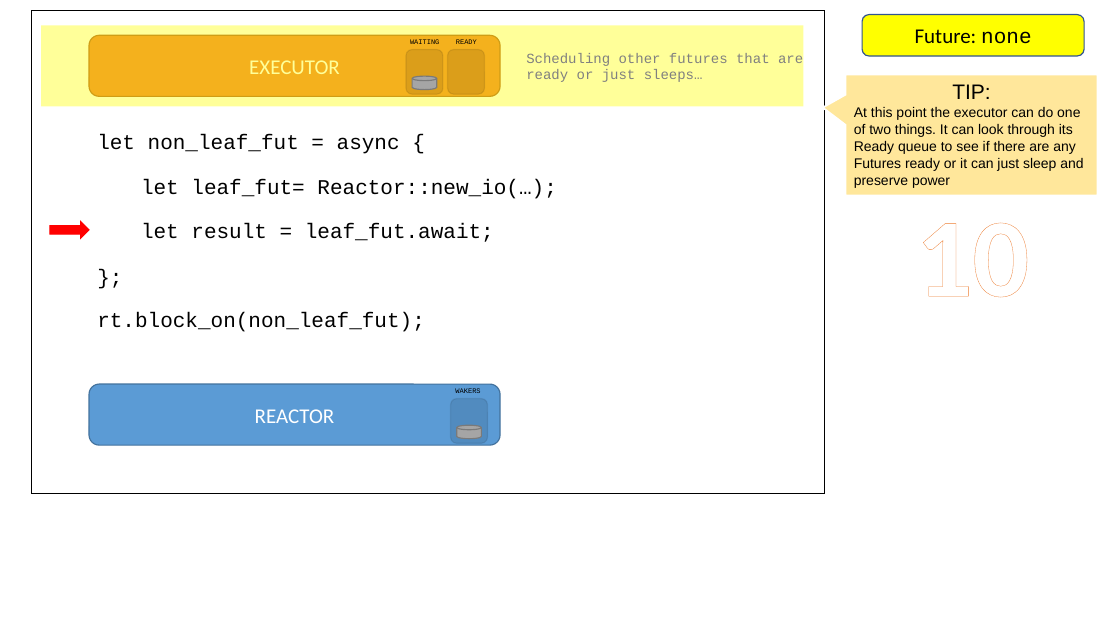
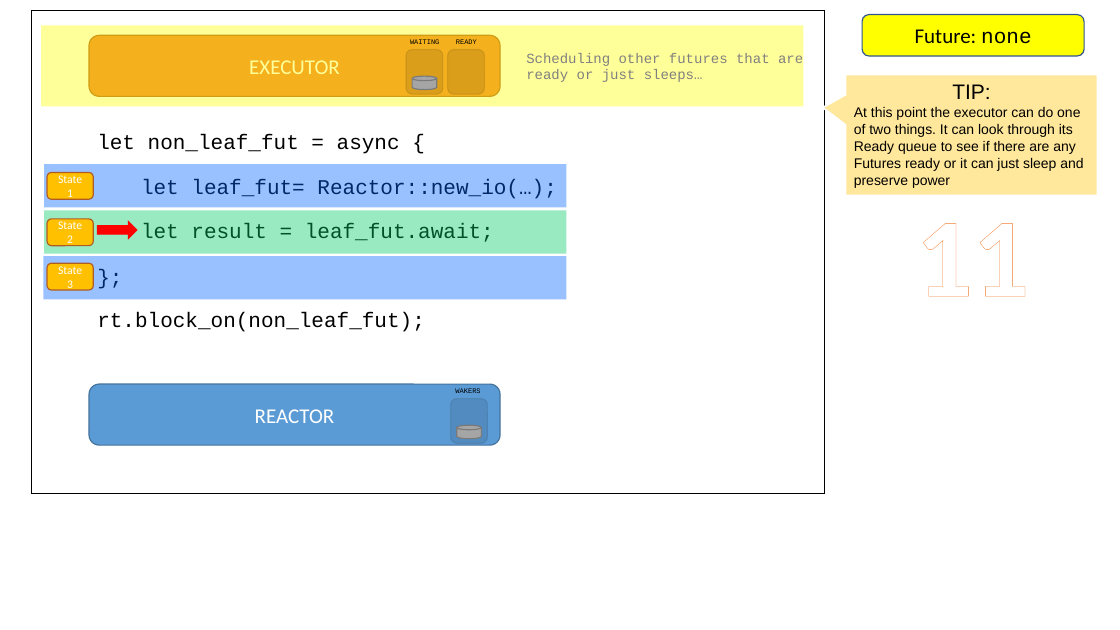
Before and after one commit to pedromfedricci/books-futures-explained, a slide deck: slide 12 of resources/futures_animation.pptx (slide 11 before the commit). Drawn at 1120x630 pixels with LibreOffice and Linux fonts; fonts in the diff are those of the drawing. Boxes give left, top, right and bottom in pixels: in the first picture for what was removed or moved away, otherwise in the second. Text is boxed around its words. In the diff, an @@ line names an element or a change of style, - is before the commit and + after.

```diff
--- a/resources/futures_animation.pptx
+++ b/resources/futures_animation.pptx
@@ rectangle added at [45,164,567,208], fill #0066FF at 40% opacity @@
@@ rounded rectangle added at [47,172,93,199], fill #FFC000, outline #AF5C24 1 pt, 10 pt, text #FFFFFF @@
+State 1
@@ 3 rectangles: place and size @@
-3 rectangles at [97,179,556,332]
+3 rectangles at [89,170,666,336]
@@ rectangle added at [45,210,567,254], fill #00CC66 at 40% opacity @@
@@ rounded rectangle added at [47,219,93,246], fill #FFC000, outline #AF5C24 1 pt, 10 pt, text #FFFFFF @@
+State 2
@@ right arrow: place and size @@
-right arrow at [50,222,89,239]
+right arrow at [97,222,137,239]
@@ text at [916,223,1029,297]: text changed @@
-10
+11
@@ rectangle added at [44,256,566,300], fill #0066FF at 40% opacity @@
@@ rounded rectangle added at [47,263,93,290], fill #FFC000, outline #AF5C24 1 pt, 10 pt, text #FFFFFF @@
+State 3
```
Also in this commit, not shown: 14 other slides changed, 2 slides added, 25 other files.
